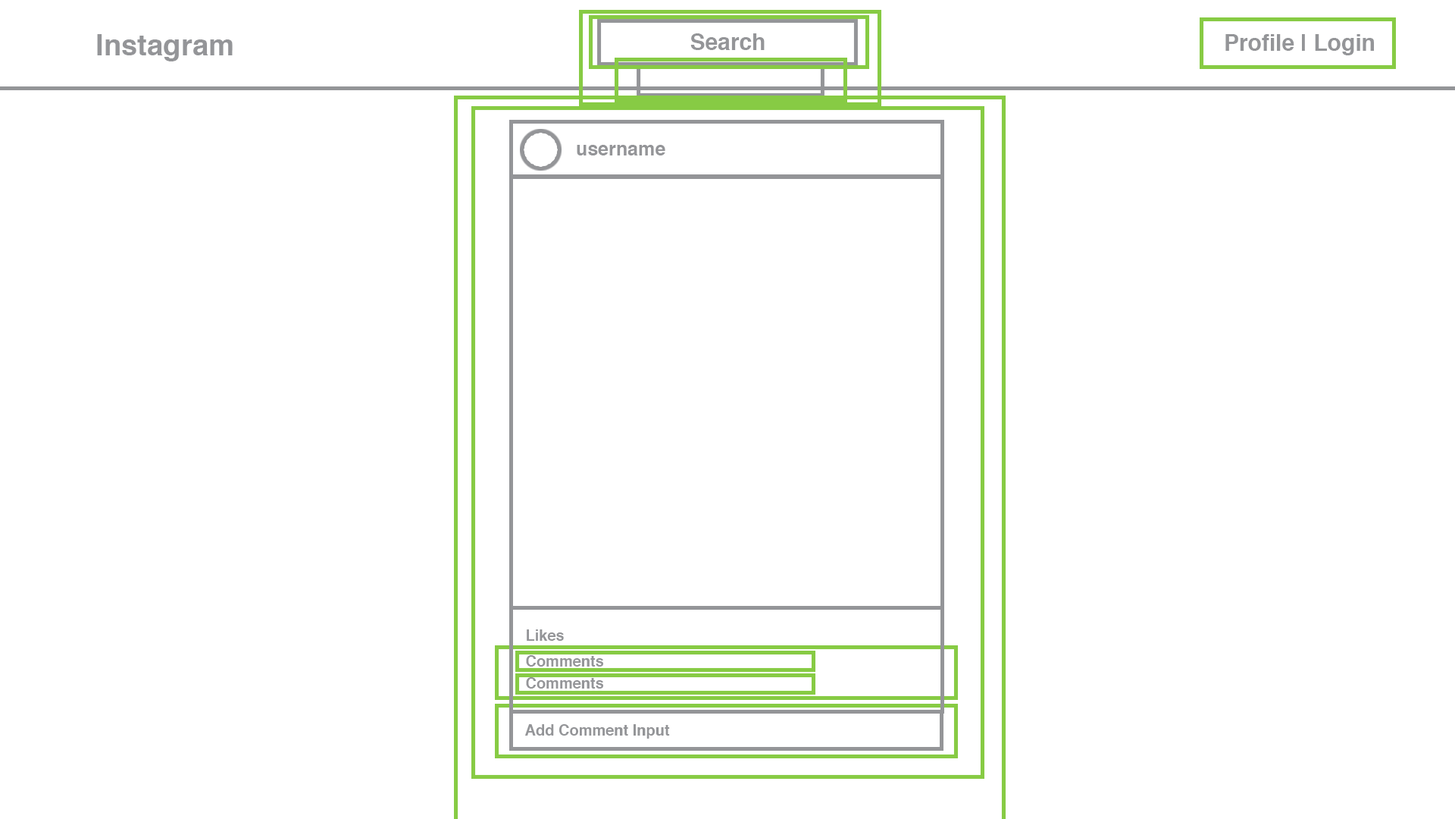
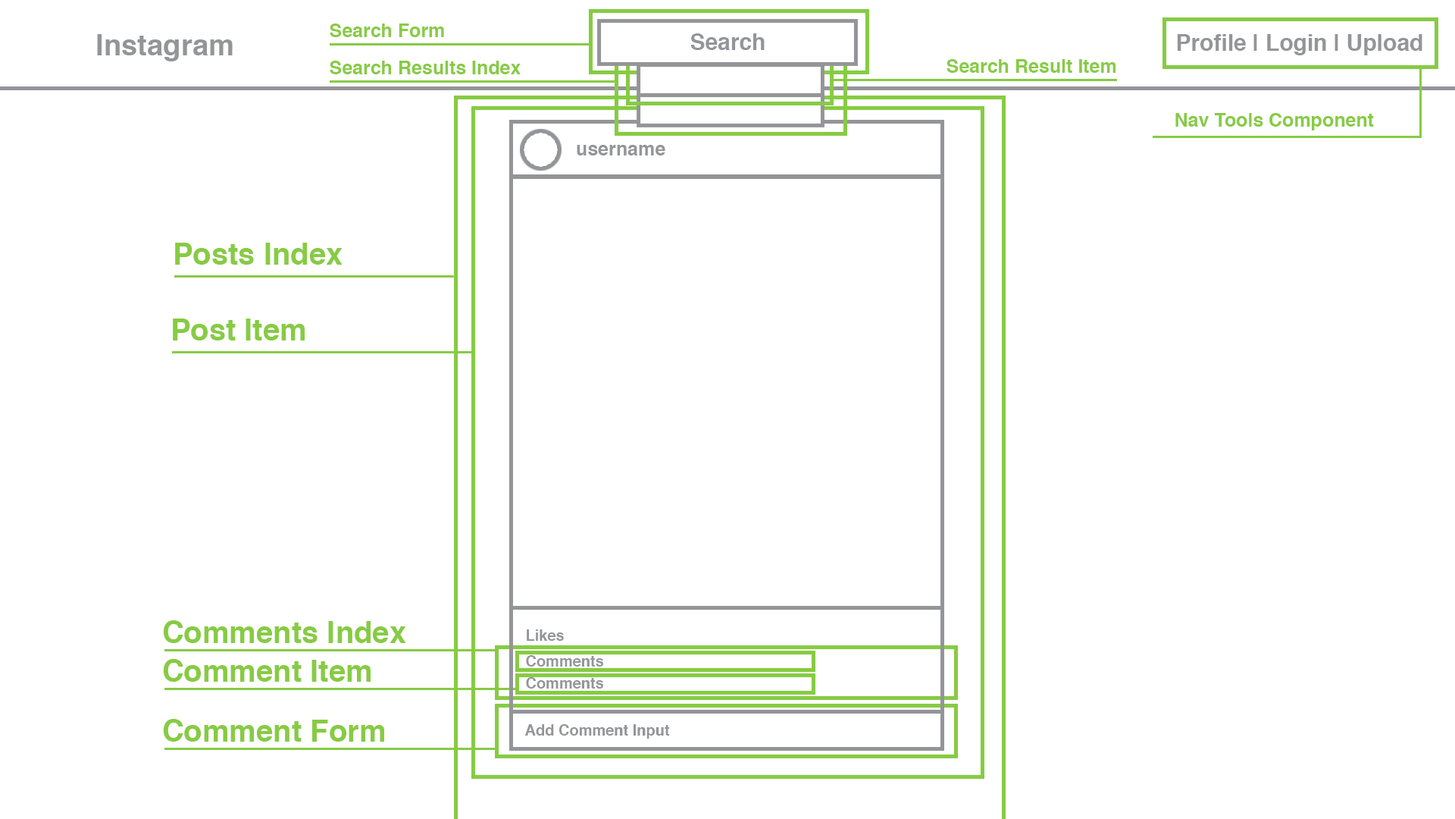
Revision of a layered 1455×819 image; what changed, layer by layer:
moved "Nav" above "Feed" over [329, 9, 1439, 138]
added layer "Comments Index copy 6" in group "Nav" over [1175, 112, 1375, 131]
added group "Search" (1st of 3, in "Nav") with 14 layers in group "Nav" over [329, 9, 1118, 136]
added layer "comments index line copy 4" in group "Search" over [832, 78, 1118, 82]
added layer "Comments Index copy 5" in group "Search" over [946, 59, 1117, 73]
added layer "Comments Index copy 4" in group "Search" over [329, 60, 521, 75]
added layer "Comments Index copy 3" in group "Search" over [329, 23, 445, 38]
moved "Search input" into group "Search" over [597, 18, 859, 66]
added layer "SearchResults copy" in group "Search" over [626, 57, 834, 102]
moved "SearchResults" into group "Search", painted on it over [614, 57, 848, 136]
hid "Search" (3rd of 3, in "Nav" › "Search"), moved it into group "Search" over [579, 9, 882, 107]
added layer "Search input copy 2" in group "Search" over [636, 93, 825, 128]
moved "Search input copy" into group "Search" over [636, 64, 825, 98]
moved "SearchForm" into group "Search", painted on it over [588, 9, 870, 75]
renamed "Profile | Login" to "Profile | Login | Upload", painted on it over [1177, 34, 1423, 56]
painted on "Links" over [1162, 17, 1439, 69]
added layer "comments index line copy" in group "Feed" over [164, 687, 516, 690]
added layer "Comments Index copy" in group "Feed" over [162, 658, 371, 682]
added layer "Comments Index copy 2" in group "Feed" over [162, 718, 385, 742]
added layer "comments index line" in group "Feed" over [164, 648, 495, 652]
added layer "Comments Index" in group "Feed" over [162, 620, 407, 643]
added layer "post item line" in group "Feed" over [172, 350, 472, 354]
added layer "Post Item" in group "Feed" over [172, 318, 305, 341]
added layer "Posts Index" in group "Feed" over [175, 242, 343, 265]
…and 7 more changes (6 added, 1 painted)
